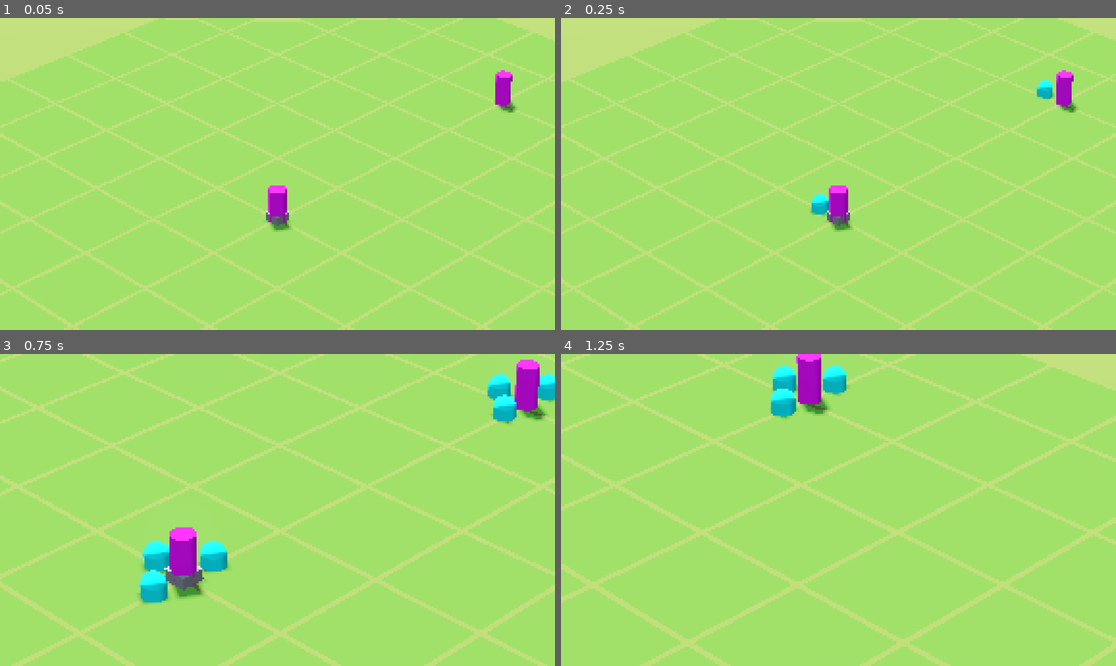
Above: before the commit, frames 1-4 (two rows, left to right).
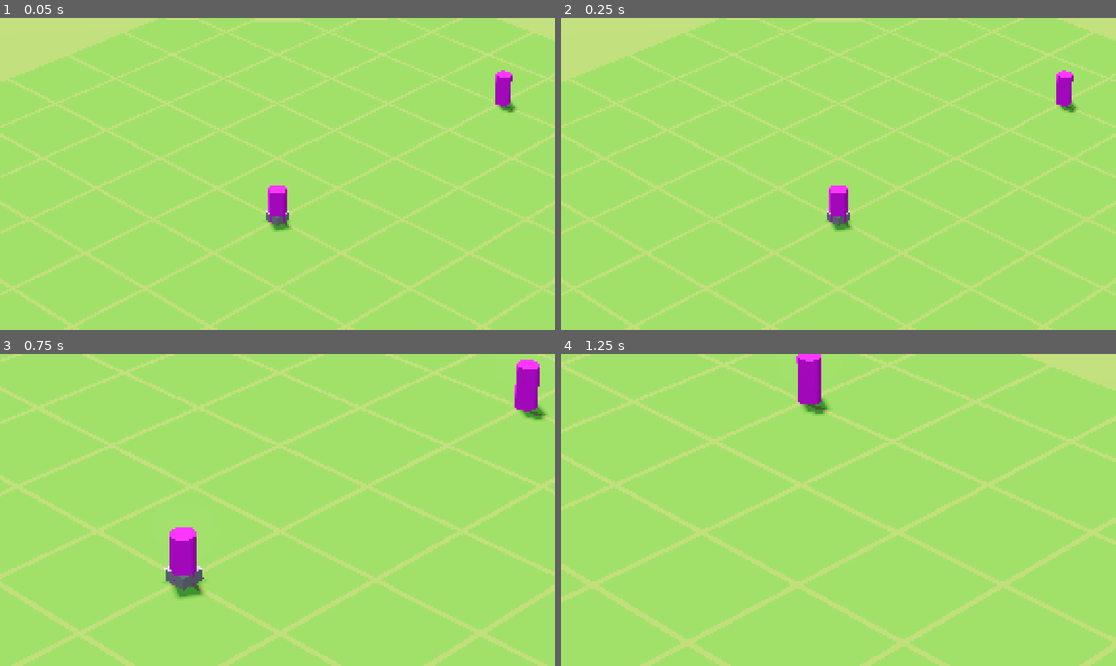
Above: after the commit, the same moments.

Repository: jalejr/Incrememental
Game: Godot game, scene res://scenes/game/game.tscn
Two runs of this game, one before a commit and one after it. Both use one fixed random seed, a clock stepped at 60 frames per second and the inputs below. The engine's default icon, where the game draws it, is replaced by a stand-in: a white triangle on a blue panel in a dark square.
Inputs (mouse positions are in pixels of both pictures, inside the frame that each line leads up to):
- Up to frame 1 (0.05 s): no input
- Up to frame 2 (0.25 s): no input
- Up to frame 3 (0.75 s): tap Enter (enter) at 0.5 s; move the mouse to (399, 494) at 0.52 s; hold Right (right) from 0.53 s (still down); hold Mouse wheel up (camera_zoom_in) from 0.53 s (still down)
- Up to frame 4 (1.25 s): keep holding Right (right); keep holding Mouse wheel up (camera_zoom_in)

Frame 1 is identical in both runs. In frame 2, 0.4% of the frame differs, in the area x 45-89%, y 19-64%; in frame 3, 2.2%, in the area x 25-100%, y 6-81%; in frame 4, 1.0%.
Error in both runs: Cannot call method 'storage_buffer_create' on a null value. (res://scripts/compositor/edge_detection_compositor.gd:20)

Commit message:
Big changes that got the EntityData integrated to building

Diff:
--- a/resources/building_data.gd
+++ b/resources/building_data.gd
@@ -15,7 +15,7 @@
 
 @export_group("Combat")
 @export var max_health: float = 100.0
-@export var team_id: int = 0
+@export var team_id: EntityData.Team
 @export var radius: float = 2.0
 
 @export_group("Adjacency Buffs")
--- a/resources/building_data/barracks_data.tres
+++ b/resources/building_data/barracks_data.tres
@@ -10,4 +10,5 @@
 display_name = "Barracks"
 description = "Spawns basic grunts"
 icon = ExtResource("2_21yxh")
+team_id = 1
 metadata/_custom_type_script = "uid://b4lhb37v3ri8b"
--- a/resources/building_data/base_data.tres
+++ b/resources/building_data/base_data.tres
@@ -11,4 +11,5 @@
 description = "Debug building"
 icon = ExtResource("2_2t1x6")
 grid_size = Vector2i(1, 1)
+team_id = 2
 metadata/_custom_type_script = "uid://b4lhb37v3ri8b"
--- a/resources/spawner_data/barracks_spawner_data.tres
+++ b/resources/spawner_data/barracks_spawner_data.tres
@@ -6,5 +6,5 @@
 script = ExtResource("1_sesrs")
 unit_type = 1
 max_units = 50
-spawn_cooldown = 0.2
+spawn_cooldown = 2.0
 metadata/_custom_type_script = "uid://caeg7fu6jnkh3"
--- a/scenes/entities/buildings/spawner_building.tscn
+++ b/scenes/entities/buildings/spawner_building.tscn
@@ -1,7 +1,8 @@
-[gd_scene load_steps=5 format=3 uid="uid://5k3hagwi4mhh"]
+[gd_scene load_steps=6 format=3 uid="uid://5k3hagwi4mhh"]
 
 [ext_resource type="Script" uid="uid://bimom22u84uvi" path="res://scripts/entities/buildings/spawner_building.gd" id="1_44o4v"]
 [ext_resource type="Resource" uid="uid://dpq2buwb1yqrl" path="res://resources/spawner_data/barracks_spawner_data.tres" id="2_bewf4"]
+[ext_resource type="Resource" uid="uid://dpoeuv3le7d6h" path="res://resources/building_data/barracks_data.tres" id="3_fqvl6"]
 
 [sub_resource type="StandardMaterial3D" id="StandardMaterial3D_6ukg2"]
 albedo_color = Color(1, 0, 1, 1)
@@ -12,6 +13,7 @@
 script = ExtResource("1_44o4v")
 spawner_data = ExtResource("2_bewf4")
 spawn_points = [NodePath("FrontSpawn"), NodePath("LeftSpawn"), NodePath("RightSpawn")]
+building_data = ExtResource("3_fqvl6")
 
 [node name="MeshInstance3D" type="MeshInstance3D" parent="."]
 transform = Transform3D(1, 0, 0, 0, 1, 0, 0, 0, 1, 0, 1, 0)
--- a/scripts/entities/buildings/building.gd
+++ b/scripts/entities/buildings/building.gd
@@ -6,17 +6,44 @@
 @export var building_data: BuildingData
 
 ## public vars
-var team_id: int = 0
-var max_health: float = 100.0
-var health: float = 100.0
-var radius: float = 0.5
+var entity_data: EntityData
 var adjacent_aura_buffs: Array[Buff] = []
 var active_buffs: Dictionary[Building, Array] = {}
 var cached_buffs_calculated: Dictionary[Buff.Type, float] = {}
 
+# Delegating to entity_data
+var radius: float:
+	get: return entity_data.radius if entity_data else 0.5
+	set(value):
+		if entity_data: entity_data.radius = value
+var max_health: float:
+	get: return entity_data.max_health if entity_data else 0.0
+	set(value):
+		if entity_data: entity_data.max_health = value
+var health: float:
+	get: return entity_data.health if entity_data else 0.0
+	set(value):
+		if entity_data: entity_data.health = value
+var team_id: EntityData.Team:
+	get: return entity_data.team_id if entity_data else EntityData.Team.NONE
+	set(value):
+		if entity_data: entity_data.team_id = value
+var is_alive: bool:
+	get: return entity_data.is_alive if entity_data else false
+	set(value):
+		if entity_data: entity_data.is_alive = value
+var is_targetable: bool:
+	get: return entity_data.is_targetable if entity_data else true
+	set(value):
+		if entity_data: entity_data.is_targetable = value
+var is_attackable: bool:
+	get: return entity_data.is_attackable if entity_data else true
+	set(value):
+		if entity_data: entity_data.is_attackable = value
+
 ## built-in override methods
 func _ready() -> void:
-	_initialize_from_data()
+	_initialize()
 	_placed()
 
 ## public methods
@@ -24,7 +51,7 @@
 	building_data = data
 
 
-func damage(amount: float):
+func take_damage(amount: float):
 	health -= amount
 	health = max(0, health)
 	health_changed.emit(health, max_health)
@@ -49,16 +76,22 @@
 	_update_active_buffs()
 
 ## private methods
-func _initialize_from_data():
+func _initialize():
+	entity_data = EntityData.new()
+	entity_data.type = EntityData.Type.BUILDING
+	entity_data.position = global_position
+	radius = building_data.radius
 	max_health = building_data.max_health
 	health = max_health
-	radius = building_data.radius
 	team_id = building_data.team_id
+	entity_data.is_alive = true
+	entity_data.is_attackable = true
+	entity_data.is_targetable = true
 	adjacent_aura_buffs = building_data.adjacent_aura_buffs.duplicate()
 
 
 func _find_nearby_buildings(cell_radius: int) -> Array[Building]:
-	var found_buildings = []
+	var found_buildings: Array[Building] = []
 	# TODO logic here prob need to rework placement grid a bit
 	return found_buildings
 
@@ -67,8 +100,6 @@
 	var nearby_buildings = _find_nearby_buildings(building_data.buff_radius)
 	for building in nearby_buildings:
 		add_adjacency_buffs(self, adjacent_aura_buffs)
-
-	EventBus.building_placed.emit(self)
 
 
 func _killed():
--- a/scripts/entities/buildings/spawner_building.gd
+++ b/scripts/entities/buildings/spawner_building.gd
@@ -13,6 +13,7 @@
 
 ## built-in override methods
 func _ready() -> void:
+	super._ready()
 	_unit_manager = $"../UnitManager"
 	if not _unit_manager:
 		push_warning("No unit manager assigned to building: ", name)
--- a/scripts/entities/units/unit.gd
+++ b/scripts/entities/units/unit.gd
@@ -42,6 +42,10 @@
 	get: return entity_data.radius if entity_data else 0.5
 	set(value):
 		if entity_data: entity_data.radius = value
+var max_health: float:
+	get: return entity_data.max_health if entity_data else 0.0
+	set(value):
+		if entity_data: entity_data.max_health = value
 var health: float:
 	get: return entity_data.health if entity_data else 0.0
 	set(value):
@@ -73,6 +77,12 @@
 
 func take_damage(damage: float, source_pos: Vector3):
 	health -= damage
+	if health <= 0:
+		unit_died()
+
+
+func unit_died():
+	pass
 
 
 func needs_path_recalc(target_position: Vector3, max_age: float = -1.0, max_drift: float = 5.0) -> bool:
@@ -90,6 +100,7 @@
 
 	return false
 
+
 func mark_path_recalculated(target_position: Vector3):
 	cached_target_position = target_position
 	path_age = 0.0
--- a/scripts/global/event_bus.gd
+++ b/scripts/global/event_bus.gd
@@ -1,9 +1,9 @@
 extends Node
 
 @warning_ignore("unused_signal")
-signal building_placed(building: Node3D)
+signal building_placed(building: Variant, grid_pos: Vector2i)
 @warning_ignore("unused_signal")
-signal building_removed(building: Node3D)
+signal building_removed(building: Variant)
 @warning_ignore("unused_signal")
 signal building_upgraded(building: Node3D)
 @warning_ignore("unused_signal")
--- a/scripts/grids/placement/placement_grid.gd
+++ b/scripts/grids/placement/placement_grid.gd
@@ -46,7 +46,7 @@
 	return true
 
 
-func place_building(building_node: Node3D, grid_pos: Vector2i, building_size: Vector2i,
+func place_building(building_node: Variant, grid_pos: Vector2i, building_size: Vector2i,
 		unlock_radius: int) -> PlacementGridData:
 	if not can_place_building(grid_pos, building_size):
 		return null
--- a/scripts/grids/placement_visualizer/placement_grid_visualizer.gd
+++ b/scripts/grids/placement_visualizer/placement_grid_visualizer.gd
@@ -135,9 +135,9 @@
 	EventBus.building_sold.connect(_on_building_removed)
 
 
-func _on_building_placed(_building: Node3D, _grid_pos: Vector2i):
+func _on_building_placed(_building: Variant, _grid_pos: Vector2i):
 	_update_all_cells()
 
 
-func _on_building_removed(_building: Node3D, _grid_pos: Vector2i):
+func _on_building_removed(_building: Variant):
 	_update_all_cells()
--- a/scripts/grids/spatial/spatial_grid.gd
+++ b/scripts/grids/spatial/spatial_grid.gd
@@ -5,10 +5,13 @@
 var _unit_grid: Dictionary = {}
 var _building_grid: Dictionary = {}
 var _entity_id_to_entity_object: Dictionary[int, Variant] = {}
+var _entity_object_to_entity: Dictionary[Variant, SpatialGridEntity] = {}
 var _next_entity_id: int = 0
 
 ## built-in override methods
 func _ready() -> void:
+	EventBus.building_placed.connect(_on_building_placed)
+	EventBus.building_removed.connect(_on_building_removed)
 	print("SpatialGridManager initialized")
 
 
@@ -26,15 +29,20 @@
 	)
 
 	_add_to_grid(entity)
+
 	_entity_id_to_entity_object[entity.entity_id] = entity_object
+	_entity_object_to_entity[entity_object] = entity
 
 	return entity
 
 
-func unregister_entity(entity: SpatialGridEntity) -> void:
+func unregister_entity(entity_object: Variant) -> void:
+	var entity = _entity_object_to_entity[entity_object]
+
 	_remove_from_grid(entity)
 
 	_entity_id_to_entity_object.erase(entity.entity_id)
+	_entity_object_to_entity.erase(entity_object)
 
 
 func update_entity_position(entity: SpatialGridEntity, new_position: Vector3) -> void:
@@ -202,6 +210,7 @@
 	var stats = get_grid_stats()
 	print("=== Grid Stats ===")
 	print("Occupied cells: ", stats.occupied_cells)
+	print("Total entities: ", stats.total_entities)
 	print("Avg entities per cell: ", float(stats.total_entities) / max(stats.occupied_cells, 1))
 
 ## private methods
@@ -278,3 +287,11 @@
 		cells.append(Vector2i(center.x + ring_radius, center.y + z))  # Right edge
 
 	return cells
+
+
+func _on_building_placed(building: Variant, _grid_pos: Vector2i):
+	register_entity(building.entity_data, building)
+
+
+func _on_building_removed(building: Variant):
+	unregister_entity(building)
--- a/scripts/unit_manager/unit_manager.gd
+++ b/scripts/unit_manager/unit_manager.gd
@@ -34,21 +34,11 @@
 var _path_request_queue: Array = []
 var _damage_request_queue: Array = []
 
-## methods to override
-# These two should probably become methods in Unit
-func on_unit_damaged(_unit: Unit, _damage: float, _source_position: Vector3):
-	pass
-
-func on_unit_died(_position: Vector3):
-	pass
-
-
 ## built-in override methods
 func _ready() -> void:
 	_thread_count = _calculate_optimal_thread_count()
 	_initialize_threads()
 	_setup_unit_types()
-	print("How manY?")
 	if not grid_manager:
 		push_error("GridManager not assigned to ", name)
 		return
@@ -157,7 +147,6 @@
 	runtime.multimesh.visible_instance_count = runtime.alive_count
 
 	unit_died.emit(unit, building)
-	on_unit_died(unit.position)
 
 
 func get_unit(index: int) -> Unit:
@@ -185,7 +174,6 @@
 		return
 
 	target_unit.health -= damage
-	on_unit_damaged(target_unit, damage, source_position)
 
 	if target_unit.health <= 0:
 		var index = _all_units.find(target_unit)
@@ -300,7 +288,7 @@
 	var units_this_frame = mini(max_units_updated_per_frame, _alive_count_for_all)
 	var checked = 0
 	var updated = 0
-	var context = _create_logic_context(compensated_delta)
+	var context = _create_logic_context()
 	var start_index = update_index
 
 	while updated < units_this_frame and checked < _all_units.size():
@@ -318,15 +306,6 @@
 		updated += 1
 
 	update_index = (start_index + checked) % max(_all_units.size(), 1)
-
-
-func _update_visuals_minimal(delta: float):
-	var count = 0
-	for unit in _all_units:
-		if not unit.is_alive:
-			continue
-		count += 1
-	print("Minimal: %d alive units iterated" % count)
 
 
 func _update_visuals(delta: float):
@@ -395,16 +374,14 @@
 				grid_manager.update_unit_position(unit.grid_data, unit.position)
 
 
-func _create_logic_context(delta: float) -> Dictionary:
+func _create_logic_context() -> Dictionary:
 	"""Create context dictionary for unit logic updates"""
 	return {
-		"delta": delta,
-		"manager": self,
-		"grid_manager": grid_manager,
-		"nav_map": nav_map,
-
 		"set_path": set_unit_path,
-		"take_damage": queue_damage_request  # For thread-safety later
+		"find_nearest_enemy": find_nearest_enemy,
+		"find_nearest_ally": find_nearest_ally,
+		"find_nearby_enemies": find_nearby_enemies,
+		"find_nearby_allies": find_nearby_allies
 	}
 
 
